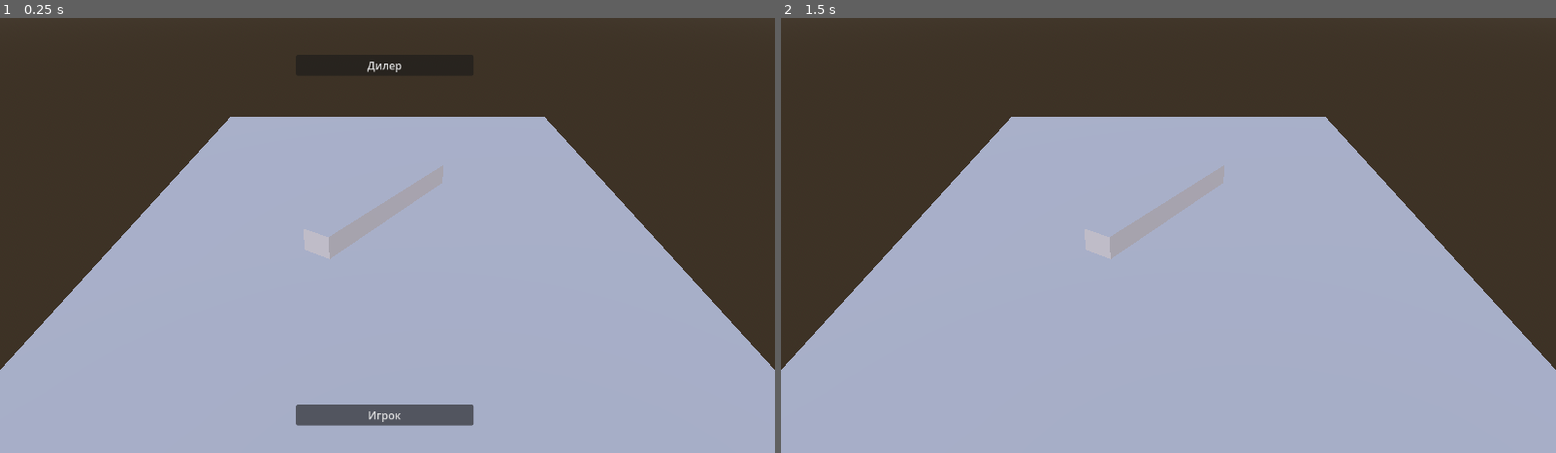
Above: before the commit, frames 1-2 (left to right).
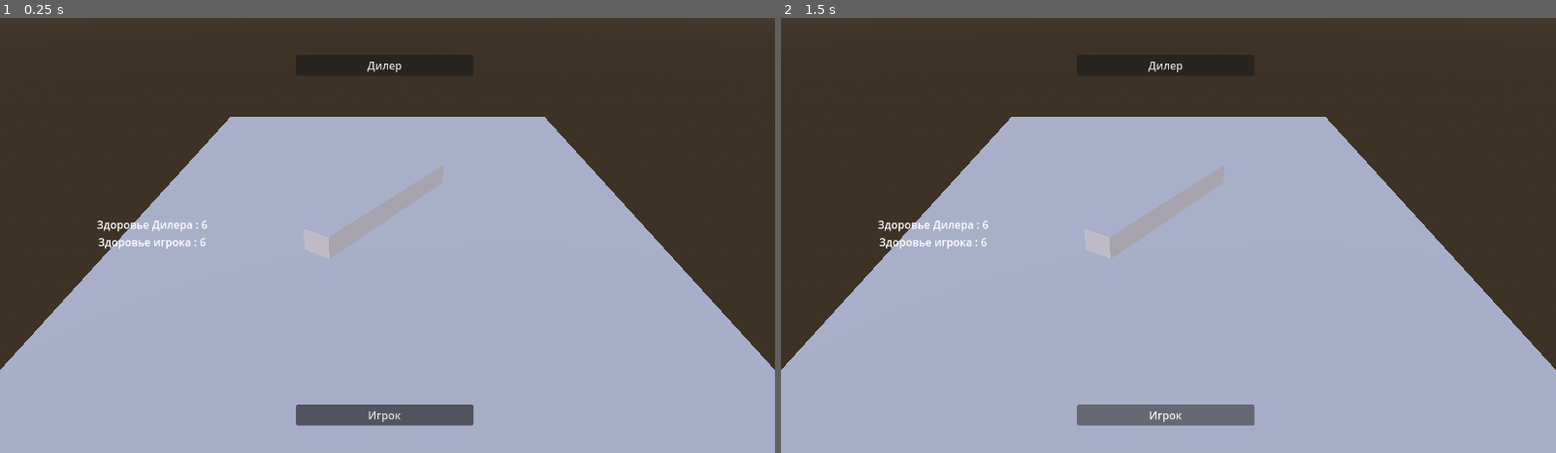
Above: after the commit, the same moments.

Repository: HarvMori/BeastRoulette
Game: Godot game, scene res://node_3d.tscn
Two runs of this game, one before a commit and one after it. Both use one fixed random seed, a clock stepped at 60 frames per second and the inputs below.
Inputs (mouse positions are in pixels of both pictures, inside the frame that each line leads up to):
- Up to frame 1 (0.25 s): no input
- Up to frame 2 (1.5 s): click "Дилер" at 0.5 s; click (1168, 413) at 1.25 s, where only the run after the commit has a clickable "Игрок"

The runs differ from the first frame. In frame 1, 0.3% of the frame differs, in the area x 12-27%, y 46-54%; in frame 2, 1.4%, in the area x 12-62%, y 10-94%.

Commit message:
Update

Diff:
--- a/PlayerTargetUI.gd
+++ b/PlayerTargetUI.gd
@@ -15,13 +15,13 @@
 
 func _on_dealer_button_pressed():
 	self.player_target = "Дилер"
+	hide_selection_buttons() # Скрываем кнопки после выбора
 	emit_signal("player_made_choice", player_target)
-	hide_selection_buttons() # Скрываем кнопки после выбора
 
 func _on_player_button_pressed():
 	self.player_target = "Игрок"
+	hide_selection_buttons() # Скрываем кнопки после выбора
 	emit_signal("player_made_choice", player_target)
-	hide_selection_buttons() # Скрываем кнопки после выбора
 
 # Функция для скрытия кнопок выбора
 func hide_selection_buttons():
@@ -29,3 +29,6 @@
 	player_button.hide()
 
 # Остальные функции остаются без изменений
+func show_selection_buttons():
+	dealer_button.show()
+	player_button.show()
--- /dev/null
+++ b/health_label.gd
@@ -0,0 +1,6 @@
+extends Label
+
+@export var main_node : Node3D
+
+func update_health():
+	text = str("Здоровье Дилера : ", main_node.dealer_health, '\n', "Здоровье игрока : ", main_node.player_health)
--- a/node_3d.gd
+++ b/node_3d.gd
@@ -8,7 +8,9 @@
 var player_health = 6
 var dealer_health = 6
 
-
+signal dealer_turn_ended
+signal player_turn_ended
+signal heath_updated
 func _ready():
 	print("test1")
 	load_bullets()
@@ -42,6 +44,7 @@
 	if dealer_behavior == 50:
 		print("Дилер сделал ошибку!")
 		target = "Дилер"
+	dealer_turn_ended.emit()
 
 func player_turn(target):
 	if bull.size() > 0:
@@ -50,14 +53,21 @@
 			print("Выстрел целым патроном!")
 			if target == "Игрок":
 				player_health -= 1
+				heath_updated.emit()
+				player_turn_ended.emit()
 				if player_health <= 0:
 					return
+
 			elif target == "Дилер":
 				dealer_health -= 1
+				player_turn_ended.emit()
+				heath_updated.emit()
 				if dealer_health <= 0:
 					return
 		else:
 			print("Клик! Пустой патрон.")
 			dealer_turn(target) # Добавлен вызов функции dealer_turn с аргументом target
+
 	else:
+		player_turn_ended.emit()
 		print("Патроны закончились! Игра окончена.")
--- a/node_3d.tscn
+++ b/node_3d.tscn
@@ -1,8 +1,9 @@
-[gd_scene load_steps=16 format=3 uid="uid://cdl1lhp8pyh12"]
+[gd_scene load_steps=17 format=3 uid="uid://cdl1lhp8pyh12"]
 
 [ext_resource type="Script" path="res://node_3d.gd" id="1_4xr2m"]
 [ext_resource type="Script" path="res://PlayerTargetUI.gd" id="1_tqgu2"]
 [ext_resource type="PackedScene" uid="uid://bsyc5dd1kh1xy" path="res://panel.tscn" id="2_qg08a"]
+[ext_resource type="Script" path="res://health_label.gd" id="4_v4m1x"]
 
 [sub_resource type="Animation" id="Animation_pvt42"]
 length = 0.001
@@ -173,5 +174,27 @@
 action_mode = 0
 text = "Игрок"
 
+[node name="DealerHealth" type="Label" parent="Panel" node_paths=PackedStringArray("main_node")]
+layout_mode = 1
+anchors_preset = -1
+anchor_left = -3.316
+anchor_top = -9.143
+anchor_right = -3.316
+anchor_bottom = -9.143
+offset_left = 41.4241
+offset_top = 286.73
+offset_right = 413.424
+offset_bottom = 350.73
+text = "Здоровье :"
+horizontal_alignment = 1
+vertical_alignment = 1
+script = ExtResource("4_v4m1x")
+main_node = NodePath("../..")
+
+[connection signal="dealer_turn_ended" from="." to="Panel" method="show_selection_buttons"]
+[connection signal="dealer_turn_ended" from="." to="Panel/DealerHealth" method="update_health"]
+[connection signal="heath_updated" from="." to="Panel/DealerHealth" method="update_health"]
+[connection signal="player_turn_ended" from="." to="Panel" method="show_selection_buttons"]
+[connection signal="player_made_choice" from="Panel" to="." method="player_turn"]
 [connection signal="pressed" from="Panel/VBoxContainer3/Dealer_button" to="Panel" method="_on_dealer_button_pressed"]
 [connection signal="pressed" from="Panel/VBoxContainer4/Player_button" to="Panel" method="_on_player_button_pressed"]
--- a/project.godot
+++ b/project.godot
@@ -15,6 +15,10 @@
 config/features=PackedStringArray("4.2", "GL Compatibility")
 config/icon="res://icon.svg"
 
+[dotnet]
+
+project/assembly_name="Beast Roulette"
+
 [input]
 
 click={
